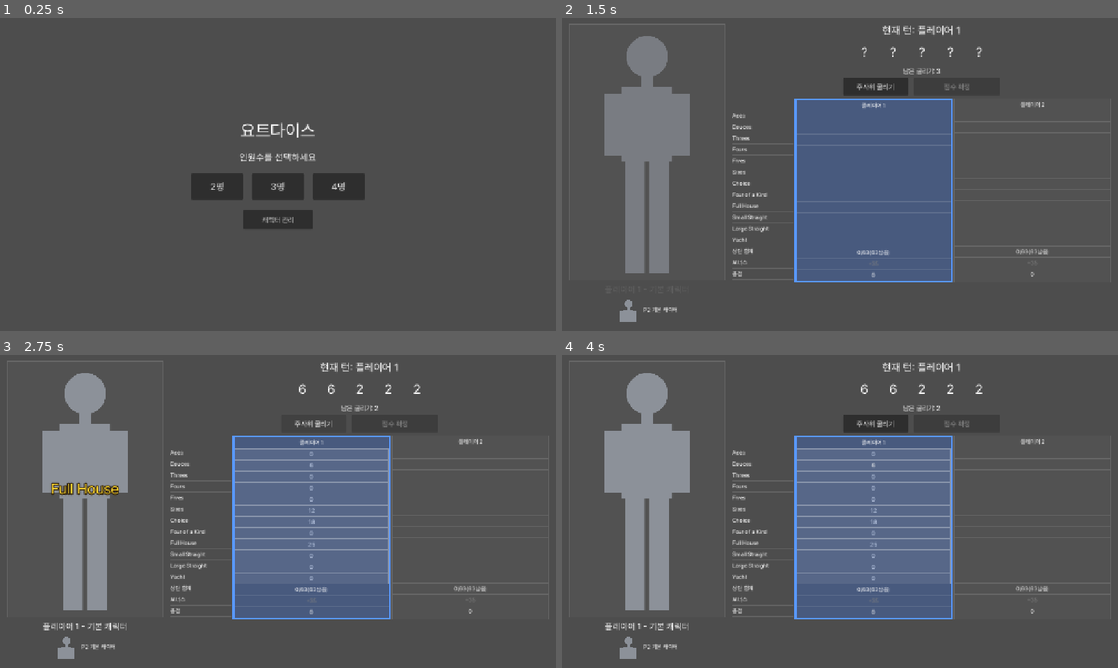
Above: before the commit, frames 1-4 (two rows, left to right).
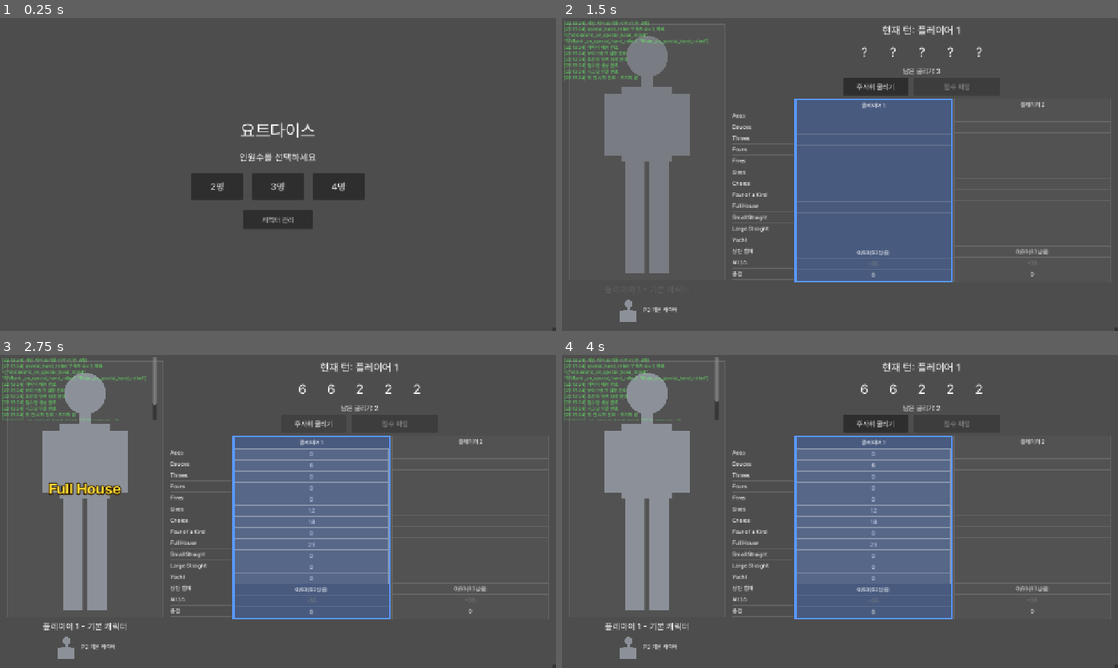
Above: after the commit, the same moments.

Repository: gyutaeng/yacht-dice
Game: Godot game, scene res://scenes/Main.tscn
Same seed, same stepped clock (60 frames per second), same inputs: the game is played once before the commit and once after it.
Inputs:
- Up to frame 1 (0.25 s): no input
- Up to frame 2 (1.5 s): click "2명" at 0.5 s; click "시작" at 1.25 s
- Up to frame 3 (2.75 s): click "주사위 굴리기" at 2 s
- Up to frame 4 (4 s): click "0" at 2.75 s; click "6" at 3.5 s

The runs differ from the first frame. In frame 1, less than 0.1% of the frame differs, in the area x 99-100%, y 98-100%; in frame 2, 1.0%; in frame 3, 1.4%, in the area x 0-100%, y 0-100%; in frame 4, 1.1%.

Commit message:
1-6 완료 - 캐릭터 편집 화면, 디버그 모드 정리

Diff:
--- a/autoload/asset_loader.gd
+++ b/autoload/asset_loader.gd
@@ -16,6 +16,14 @@
 #   "아무 파일이나 .png로 이름만 바꾼 파일"은 못 막는다(한 방향만 막음). 그래서
 #   파일 내용의 매직 바이트가 주장하는 확장자와 실제로 일치하는지 추가로 검사한다.
 #   둘 중 어느 쪽이 안 맞는지 경고 로그에 남긴다.
+#
+# 중요: 이 파일의 *_from_path() 함수들은 user:// 파일 전용이다. res:// 안의
+# 게임 내장 리소스(효과음 등)에는 절대 쓰지 말 것 — res://의 이미지/오디오는
+# export 시 Godot 임포터가 변환한 리소스로 pck에 들어가고 원본 바이트는 안
+# 들어가므로, 여기서 FileAccess로 원본을 읽으려 하면 에디터에서는(원본이
+# 프로젝트 폴더에 그대로 있어서) 되지만 export된 빌드에서는 조용히 실패한다
+# (SfxBank가 실제로 이 버그를 겪었다 - 이제 고쳐서 load()를 쓴다).
+# res:// 내장 리소스는 반드시 load()/preload()로 읽는다.
 
 const MAX_IMAGE_BYTES := 8 * 1024 * 1024  # 8MB
 const MAX_AUDIO_BYTES := 2 * 1024 * 1024  # 2MB (파일 1개당)
--- a/autoload/character_library.gd
+++ b/autoload/character_library.gd
@@ -13,6 +13,35 @@
 const BUILTIN_FALLBACK_PATH := "res://characters/default"
 
 const CharacterProfileScript = preload("res://scripts/characters/character_profile.gd")
+
+
+## 프로필의 파일 하나(초상/썸네일/보이스)를 읽는 진입점을 여기 하나로 모은다.
+## 내장 프로필(res://characters/default)과 사용자 프로필(user://characters/<id>)은
+## 읽는 방법이 달라야 한다:
+## - 내장(res://): export 시 Godot 임포터가 원본을 변환된 리소스로 바꿔 pck에
+##   넣고 원본 바이트는 안 들어간다. 그래서 반드시 load()로 읽는다. 에디터에서
+##   실행하면 원본이 프로젝트 폴더에 그대로 있어서 FileAccess로도 되는 것처럼
+##   보이지만, export된 빌드에서는 조용히 실패한다(SfxBank가 이 버그를 겪었다).
+## - 사용자(user://): 임포트를 거치지 않은 원본 그대로라, AssetLoader의
+##   바이트 기반 시그니처 판별로 읽어야 한다(확장자를 안 믿음, 원칙 3·6).
+## 이 둘을 헷갈리면 안 되므로 "어느 쪽 파일을 읽을지" 자체를 함수 호출부가
+## 신경 쓰지 않도록 profile.is_builtin으로 여기서 한 번에 분기한다.
+func load_profile_texture(profile: CharacterProfile, filename: String) -> Texture2D:
+	if profile == null or filename.is_empty():
+		return null
+	if profile.is_builtin:
+		var path := BUILTIN_FALLBACK_PATH.path_join(filename)
+		return load(path) if ResourceLoader.exists(path) else null
+	return AssetLoader.load_texture_from_path(CHARACTERS_DIR.path_join(profile.id).path_join(filename))
+
+
+func load_profile_audio(profile: CharacterProfile, filename: String) -> AudioStream:
+	if profile == null or filename.is_empty():
+		return null
+	if profile.is_builtin:
+		var path := BUILTIN_FALLBACK_PATH.path_join(filename)
+		return load(path) if ResourceLoader.exists(path) else null
+	return AssetLoader.load_audio_from_path(CHARACTERS_DIR.path_join(profile.id).path_join(filename))
 
 
 ## user://characters/ 아래의 "사용자" 캐릭터만 반환한다. 내장 기본 캐릭터는
--- a/autoload/sfx_bank.gd
+++ b/autoload/sfx_bank.gd
@@ -49,12 +49,18 @@
 	return player
 
 
+## 이 파일들은 게임에 내장된 res:// 리소스라 항상 load()로 읽는다 -
+## AssetLoader(바이트 기반)는 사용자가 올린 user:// 파일 전용이다. res:// 안의
+## .wav는 export 시 임포터가 변환한 리소스로 pck에 들어가고 원본 바이트는
+## 아예 안 들어가므로, FileAccess로 원본을 읽으려 하면 에디터에서는(원본이
+## 프로젝트 폴더에 그대로 있어서) 되지만 export된 빌드에서는 조용히 실패한다.
+##
 ## 파일이 아직 없으면(지금 dice_roll.wav/dice_hold.wav/yacht.wav가 그렇다) 경고 없이
 ## null을 돌려준다 — 나중에 파일을 채워 넣을 자리이지, 에러 상황이 아니다.
 func _load_optional(path: String) -> AudioStream:
-	if not FileAccess.file_exists(path):
+	if not ResourceLoader.exists(path):
 		return null
-	return AssetLoader.load_audio_from_path(path)
+	return load(path)
 
 
 func _on_dice_rolled(_player_index: int, _values: Array[int], _reroll_left: int) -> void:
--- a/autoload/voice_bank.gd
+++ b/autoload/voice_bank.gd
@@ -223,8 +223,7 @@
 		return false
 	_last_played[player_index][event_key] = filename
 
-	var base_dir := CharacterLibrary.BUILTIN_FALLBACK_PATH if profile.is_builtin else CharacterLibrary.CHARACTERS_DIR.path_join(profile.id)
-	var stream := AssetLoader.load_audio_from_path(base_dir.path_join(filename))
+	var stream := CharacterLibrary.load_profile_audio(profile, filename)
 	if stream == null:
 		return false
 
--- a/build_info.gd
+++ b/build_info.gd
@@ -6,7 +6,30 @@
 # 왜 필요한가: 웹 빌드를 여러 번 내보내면서 "지금 브라우저에 뜬 게 방금 만든
 # 새 빌드인지 예전 빌드인지" 구분이 안 돼 테스트가 제자리를 맴돌았다. 그래서
 # 게임이 시작될 때 이 값을 화면(브라우저 상단 배너)과 콘솔 양쪽에 찍는다.
-const BUILD_TIME := "2026-09-15 19:52"
+const BUILD_TIME := "2026-09-15 21:29"
+
+# 이 상수는 addons/build_stamp가 건드리지 않는다(정규식이 BUILD_TIME 줄만 골라
+# 바꾼다) - export를 다시 해도 아래 값이 그대로 유지된다.
+#
+# ============================================================
+# 개발/테스트용 디버그 기능을 전부 묶는 하나의 스위치.
+#
+# false면 자동으로 사라지는 게 원칙(OS.has_feature("editor")가 아니라 export
+# 여부와 무관하게 이 값 하나로 통일)이지만, 1-6~1-8처럼 웹 export 빌드에서
+# 직접 확인해야 하는 작업이 이어지는 동안은 true로 켜둔 채로 개발한다.
+#
+# 묶여 있는 것:
+#   - scripts/dev/debug_hotkeys.gd의 Ctrl+Shift+숫자/S/A 키보드 단축키
+#   - 같은 파일의 화면 우하단 디버그 버튼 6개(웹은 브라우저가 Ctrl+숫자를
+#     가로채서 키가 안 먹을 수 있어 버튼으로 이중화함)
+#   - Main.gd의 화면 좌상단 진단 로그(초기화 단계, special_hand_rolled
+#     구독자 수 등 - _debug_init_log() 참고)
+#
+# **정식 배포 전에는 반드시 false로 되돌릴 것.** 정식 배포판에 디버그 단축키/
+# 버튼/진단 로그가 남아있으면 안 된다 - docs/deployment_checklist.md(3-3
+# 배포 준비)에서 반드시 확인한다.
+# ============================================================
+const DEBUG_MODE := true
 
 
 func _ready() -> void:
--- a/scenes/Main.gd
+++ b/scenes/Main.gd
@@ -1,4 +1,11 @@
 extends Control
+
+# 화면 전환을 한 곳에서만 관리한다 - 이 셋 중 "지금 보여야 할 하나"만
+# visible=true가 되고 나머지는 전부 visible=false가 된다(_show_screen()).
+# 예전엔 버튼 핸들러마다 각자 visible을 켜고 꺼서, 하나를 끄는 걸 빠뜨리면
+# 안 보여야 할 화면이 뒤에 투명하게 남아 클릭을 가로채는 버그가 있었다.
+# GameOverOverlay는 GAME 위에 뜨는 모달이라 이 enum에 안 넣는다(별도 관리).
+enum Screen { START, CHARACTER_SELECT, GAME }
 
 const ROW_HEIGHT := 26.0
 const SMALL_TAG_SIZE := 56.0
@@ -83,6 +90,11 @@
 @onready var quit_confirm_dialog: ConfirmationDialog = $QuitConfirmDialog
 
 @onready var debug_hotkeys = $DebugHotkeys
+
+## BuildInfo.DEBUG_MODE일 때만 보이는 화면 좌상단 진단 로그(res://scenes/Main.tscn의
+## DebugInitLog 노드). 에디터에서 재현이 안 되고 export 빌드(특히 웹)에서만 나는
+## 버그를 잡을 때 쓴다 - 자세한 건 _debug_init_log() 참고.
+@onready var debug_init_log: RichTextLabel = $DebugInitLog
 
 
 func _ready() -> void:
@@ -146,6 +158,7 @@
 	game_over_panel.add_theme_stylebox_override("panel", game_over_panel_style)
 
 	bold_font = load(BOLD_FONT_PATH)
+	special_hand_label.add_theme_font_override("font", bold_font)
 
 	big_portrait_area.add_theme_stylebox_override("panel", column_normal_style)
 
@@ -179,6 +192,8 @@
 		label.mouse_filter = Control.MOUSE_FILTER_STOP
 		label.gui_input.connect(_on_dice_gui_input.bind(i))
 
+	debug_init_log.visible = BuildInfo.DEBUG_MODE
+
 
 func _unhandled_input(event: InputEvent) -> void:
 	if event is InputEventKey and event.pressed and not event.echo and event.keycode == KEY_ESCAPE:
@@ -187,23 +202,65 @@
 			get_viewport().set_input_as_handled()
 
 
+## BuildInfo.DEBUG_MODE가 false면 아무것도 안 한다(콘솔 print도 포함) - 웹에서는
+## 브라우저 콘솔의 print() 출력을 못 믿을 수 있어서(1-5 참고), 초기화 단계마다
+## 화면 구석에도 한 줄씩 남긴다. 어느 줄까지 찍히고 멈췄는지가 "어디서 끊겼는지"다.
+## debug_hotkeys.gd의 버튼/단축키와 마찬가지로 DEBUG_MODE 하나로 켜고 끈다.
+func _debug_init_log(message: String) -> void:
+	if not BuildInfo.DEBUG_MODE:
+		return
+	print("[초기화] %s" % message)
+	if debug_init_log != null:
+		debug_init_log.append_text("[%s] %s\n" % [Time.get_time_string_from_system(), message])
+
+
+## 웹에서 특수족보 연출만 안 뜨던 버그를 잡을 때 만든 진단 - GameEvents.special_hand_rolled에
+## 실제로 몇 개가, 누가 연결돼 있는지 찍는다. 개수가 기대(SfxBank/VoiceBank/Main
+## 셋)보다 적으면 "Main.gd의 _ready()가 connect()에 도달하기 전에 멈춘다"는 뜻이고,
+## 개수가 맞는데도 연출이 안 뜨면 "연결은 됐고 핸들러 안에서 멈춘다"는 뜻이다.
+func _debug_log_special_hand_subscribers() -> void:
+	if not BuildInfo.DEBUG_MODE:
+		return
+	var connections := GameEvents.special_hand_rolled.get_connections()
+	var names: Array[String] = []
+	for c in connections:
+		var callable: Callable = c["callable"]
+		var target := callable.get_object()
+		var target_name := "<null>"
+		if target != null:
+			target_name = target.name if (target is Node) else target.get_class()
+		names.append("%s.%s" % [target_name, callable.get_method()])
+	_debug_init_log("special_hand_rolled 구독자 수=%d, 목록=%s" % [connections.size(), names])
+
+
+## 셋 중 하나만 보이게 하는 유일한 통로. 새 화면을 추가하게 되면 여기 enum과
+## 이 함수에만 추가하면 된다 - 개별 핸들러에서 직접 .visible을 건드리지 말 것.
+func _show_screen(screen: Screen) -> void:
+	start_screen.visible = (screen == Screen.START)
+	character_select_screen.visible = (screen == Screen.CHARACTER_SELECT)
+	game_screen.visible = (screen == Screen.GAME)
+
+
 func _on_start_pressed(player_count: int) -> void:
+	_show_screen(Screen.CHARACTER_SELECT)
+	character_select_screen.configure(player_count)
+
+
+func _on_character_select_back() -> void:
+	_show_screen(Screen.START)
+
+
+func _on_character_selection_confirmed(profiles: Array[CharacterProfile]) -> void:
+	_start_new_game(profiles)
+
+
+## 캐릭터 편집 화면은 위 3화면과 달리 "덮어씌우는 오버레이"라 Screen enum에
+## 안 넣었다 - 대신 (1) 뒤 화면을 확실히 숨기고 (2) 편집 화면 루트에 화면
+## 전체를 덮는 불투명 배경 + mouse_filter STOP을 둬서(character_editor.tscn)
+## 이중으로 막는다. 시작 화면에서만 열리므로 닫을 때 시작 화면으로 되돌리면 된다.
+func _on_manage_characters_pressed() -> void:
 	start_screen.visible = false
-	character_select_screen.visible = true
-	character_select_screen.configure(player_count)
-
-
-func _on_character_select_back() -> void:
-	character_select_screen.visible = false
-	start_screen.visible = true
-
-
-func _on_character_selection_confirmed(profiles: Array[CharacterProfile]) -> void:
-	character_select_screen.visible = false
-	_start_new_game(profiles)
-
-
-func _on_manage_characters_pressed() -> void:
+
 	var editor_scene: PackedScene = load("res://scenes/character_editor/character_editor.tscn")
 	var editor_instance: Control = editor_scene.instantiate()
 	# 동적으로 인스턴스화한 씬이라 정적 타입을 모른다 - 문자열 기반 connect로
@@ -212,6 +269,7 @@
 	editor_instance.connect("closed", func() -> void:
 		remove_child(editor_instance)
 		editor_instance.queue_free()
+		start_screen.visible = true
 	)
 	add_child(editor_instance)
 
@@ -231,9 +289,8 @@
 	debug_hotkeys.game_state = null
 	VoiceBank.configure([])
 
-	game_screen.visible = false
 	game_over_overlay.visible = false
-	start_screen.visible = true
+	_show_screen(Screen.START)
 
 
 func _reset_portrait_transition_state() -> void:
@@ -257,11 +314,12 @@
 
 
 func _start_new_game(profiles: Array[CharacterProfile]) -> void:
+	_debug_init_log("게임 시작 초기화 시작 (인원 %d명)" % profiles.size())
+	_debug_log_special_hand_subscribers()
 	_clear_dynamic_nodes()
 
-	start_screen.visible = false
 	game_over_overlay.visible = false
-	game_screen.visible = true
+	_show_screen(Screen.GAME)
 	roll_button.disabled = false
 	selected_category = -1
 	_reset_portrait_transition_state()
@@ -269,14 +327,23 @@
 	var player_count := profiles.size()
 	game_state = GameState.new(player_count)
 	debug_hotkeys.game_state = game_state
+	_debug_init_log("캐릭터 배정 완료")
 
 	player_character_assignments = profiles
 	VoiceBank.configure(player_character_assignments)
+	_debug_init_log("보이스뱅크 설정 완료")
+
 	_build_character_area()
+	_debug_init_log("초상화 영역 생성 완료")
+
 	_build_scoreboard()
+	_debug_init_log("점수판 생성 완료")
 
 	game_state.state_changed.connect(_on_state_changed)
+	_debug_init_log("시그널 연결 완료")
+
 	game_state.start_turn()
+	_debug_init_log("첫 턴 시작 완료 - 초기화 끝")
 
 
 func _clear_dynamic_nodes() -> void:
@@ -364,6 +431,9 @@
 
 
 func _on_special_hand_rolled(_player_index: int, category: int, _points: int) -> void:
+	# 어떤 조건 검사보다도 먼저 찍는다 - 이 줄이 아예 안 찍히면 "핸들러 자체가
+	# 안 불림"이고, 이 줄은 찍히는데 그 다음이 안 되면 "핸들러 안에서 멈춤"이다.
+	_debug_init_log("_on_special_hand_rolled 호출됨 (category=%s)" % category)
 	if debug_hotkeys.is_auto_playing:
 		return  # F10 자동 진행 중엔 매번 1.5초씩 멈추면 안 되니 건너뛴다.
 	_play_special_hand_effect(category)
@@ -372,6 +442,11 @@
 # 캐릭터 보이스와 효과음은 이 함수가 아니라 GameEvents.special_hand_rolled를 각자
 # 직접 구독해서 따로 반응한다(VoiceBank/SfxBank). 여기서는 화면 연출만 맡는다.
 func _play_special_hand_effect(category: int) -> void:
+	_debug_init_log("특수족보 연출 시작: %s (label.visible=%s, rect=%s, global_rect=%s)" % [
+		GameState.CATEGORY_NAMES[category], special_hand_label.visible,
+		special_hand_label.size, special_hand_label.get_global_rect()
+	])
+
 	if _special_hand_tween != null and _special_hand_tween.is_valid():
 		_special_hand_tween.kill()
 
@@ -384,11 +459,13 @@
 
 	_special_hand_tween = create_tween()
 	_special_hand_tween.tween_property(special_hand_label, "modulate:a", 1.0, SPECIAL_HAND_FADE_DURATION)
+	_special_hand_tween.tween_callback(func() -> void: _debug_init_log("특수족보 연출 - 페이드인 끝, modulate.a=%s" % special_hand_label.modulate.a))
 	_special_hand_tween.tween_interval(hold_duration)
 	_special_hand_tween.tween_property(special_hand_label, "modulate:a", 0.0, SPECIAL_HAND_FADE_DURATION)
 	_special_hand_tween.tween_callback(func() -> void:
 		special_hand_label.visible = false
-		input_blocker.visible = false)
+		input_blocker.visible = false
+		_debug_init_log("특수족보 연출 종료"))
 
 
 func _build_character_area() -> void:
--- a/scenes/Main.tscn
+++ b/scenes/Main.tscn
@@ -316,6 +316,19 @@
 custom_minimum_size = Vector2(140, 44)
 layout_mode = 2
 text = "처음으로"
+
+[node name="DebugInitLog" type="RichTextLabel" parent="."]
+layout_mode = 1
+offset_left = 4.0
+offset_top = 4.0
+offset_right = 360.0
+offset_bottom = 150.0
+mouse_filter = 2
+modulate = Color(1, 1, 1, 0.85)
+theme_override_colors/default_color = Color(0.4, 1, 0.4, 1)
+theme_override_font_sizes/normal_font_size = 11
+bbcode_enabled = false
+scroll_active = true
 
 [node name="QuitConfirmDialog" type="ConfirmationDialog" parent="." unique_id=1962735809]
 title = "그만두기"
--- a/scenes/character_editor/character_editor.tscn
+++ b/scenes/character_editor/character_editor.tscn
@@ -11,6 +11,14 @@
 anchor_right = 1.0
 anchor_bottom = 1.0
 script = ExtResource("1_editor")
+
+[node name="Background" type="ColorRect" parent="."]
+layout_mode = 1
+anchors_preset = 15
+anchor_right = 1.0
+anchor_bottom = 1.0
+mouse_filter = 0
+color = Color(0.13, 0.13, 0.15, 1)
 
 [node name="Margin" type="MarginContainer" parent="."]
 layout_mode = 1
--- a/scenes/character_editor/voice_mapping_panel.gd
+++ b/scenes/character_editor/voice_mapping_panel.gd
@@ -143,8 +143,7 @@
 func _on_preview_pressed(filename: String) -> void:
 	if _profile == null:
 		return
-	var base_dir := CharacterLibrary.CHARACTERS_DIR.path_join(_profile.id)
-	var stream := AssetLoader.load_audio_from_path(base_dir.path_join(filename))
+	var stream := CharacterLibrary.load_profile_audio(_profile, filename)
 	if stream == null:
 		push_warning("VoiceMappingPanel: 미리듣기 실패 - %s" % filename)
 		return
--- a/scripts/characters/character_portrait.gd
+++ b/scripts/characters/character_portrait.gd
@@ -18,10 +18,7 @@
 
 
 static func load_character_file_texture(profile: CharacterProfile, filename: String) -> Texture2D:
-	if profile == null or filename.is_empty():
-		return null
-	var base_dir := CharacterLibrary.BUILTIN_FALLBACK_PATH if profile.is_builtin else CharacterLibrary.CHARACTERS_DIR.path_join(profile.id)
-	return AssetLoader.load_texture_from_path(base_dir.path_join(filename))
+	return CharacterLibrary.load_profile_texture(profile, filename)
 
 
 ## 큰 초상화가 없거나(portrait_file 비어 있음) 로딩에 실패하면 실루엣
--- a/scripts/dev/debug_hotkeys.gd
+++ b/scripts/dev/debug_hotkeys.gd
@@ -2,8 +2,10 @@
 
 # ============================================================
 # 개발용 단축키 — 정식 빌드에는 절대 들어가면 안 된다.
-# OS.has_feature("editor")가 거짓이면(=에디터에서 실행한 게 아니면) _ready()에서
-# 자기 자신을 즉시 지워버려서, 배포 빌드에는 이 노드 자체가 남지 않는다.
+# BuildInfo.DEBUG_MODE가 false면 _ready()에서 자기 자신을 즉시 지워버려서,
+# 이 값이 false인 빌드에는 이 노드 자체가(키보드 단축키도 아래 디버그 버튼도)
+# 남지 않는다. 에디터냐 export냐는 안 따진다 - DEBUG_MODE 하나로 통일했다
+# (build_info.gd 참고). 정식 배포 전에는 반드시 그 값을 false로 되돌릴 것.
 #
 # 전부 Ctrl+Shift 조합을 쓴다 — F8/F9/F10/F11 등 단독 기능키는 Godot 에디터
 # 자신의 중지/단계 실행 단축키와 겹쳐서, 게임 창에 포커스가 있어도 에디터가
@@ -28,6 +30,13 @@
 # _unhandled_input()이 아니라 _input()을 쓴다: 어떤 Control이 포커스를 들고
 # 있어도 무조건 먼저 받도록 해서, UI 쪽 변경으로 단축키가 조용히 안 먹는 일이
 # 없게 하기 위함이다(단, 텍스트 입력 위젯에 포커스가 있을 때는 위 이유로 예외).
+#
+# DEBUG_MODE일 때는 화면 구석에 같은 동작을 하는 버튼도 띄운다
+# (_build_debug_button_panel()) - 브라우저는 Ctrl+숫자 조합을 자체 단축키로
+# 먼저 가로채는 경우가 많아서(크롬 Ctrl+1~8은 탭 전환) 웹에서는 키보드 단축키를
+# 아예 못 믿는다. 버튼은 키와 똑같이 _perform_action()을 호출하므로 동작이
+# 완전히 같다 - 데스크톱 에디터에서는 키가 더 빠르니 그대로 쓰고, 웹에서는
+# 버튼으로 확실하게 누른다.
 # ============================================================
 
 var game_state: GameState
@@ -61,10 +70,23 @@
 	"force_four_of_a_kind": [2, 2, 2, 2, 5],
 }
 
+# 디버그 버튼에 쓸 짧은 라벨. KEY_ACTIONS와 순서를 맞춰서 버튼 순서가 위 주석의
+# Ctrl+Shift+1~4/S/A 순서와 같게 한다.
+const BUTTON_LABELS := {
+	"force_yacht": "야추",
+	"force_large_straight": "라지",
+	"force_full_house": "풀하우스",
+	"force_four_of_a_kind": "포카드",
+	"auto_confirm_one": "한 칸 확정",
+	"auto_finish_game": "끝까지 진행",
+}
+
 
 func _ready() -> void:
-	if not OS.has_feature("editor"):
+	if not BuildInfo.DEBUG_MODE:
 		queue_free()
+		return
+	_build_debug_button_panel()
 
 
 func _input(event: InputEvent) -> void:
@@ -80,8 +102,14 @@
 	if _focus_is_text_input():
 		return  # 텍스트 입력 중엔(캐릭터 이름 칸 등) 단축키가 발동하면 안 된다.
 
+	get_viewport().set_input_as_handled()
+	_perform_action(action)
+
+
+## 키보드 단축키와 디버그 버튼이 공유하는 실제 동작. 어느 쪽으로 들어와도
+## 완전히 같은 경로를 타게 해서 "버튼이 키와 다르게 동작"하는 일이 없게 한다.
+func _perform_action(action: String) -> void:
 	print(ACTION_LOGS[action])
-	get_viewport().set_input_as_handled()
 
 	if game_state == null:
 		print("[디버그] game_state가 아직 없음(게임 시작 전) - 무시")
@@ -97,6 +125,32 @@
 			_auto_confirm_one()
 		"auto_finish_game":
 			_auto_finish_game()
+
+
+## 웹에서 Ctrl+Shift+숫자가 브라우저에 가로채여 안 먹는 문제 대응용 - 화면
+## 우하단에 작게 버튼 6개를 띄운다. CanvasLayer를 쓰는 이유: 이 노드(DebugHotkeys)는
+## Control이 아닌 평범한 Node라 부모의 레이아웃 트리에 안 얽매이고, CanvasLayer는
+## 어떤 부모 밑에 있든 화면 좌표계에 독립적으로 그려지므로 Main.tscn 쪽을 전혀
+## 안 건드리고 여기서만 완결된다.
+func _build_debug_button_panel() -> void:
+	var layer := CanvasLayer.new()
+	layer.layer = 100  # InputBlocker 등 게임 UI보다 확실히 위.
+	add_child(layer)
+
+	var vbox := VBoxContainer.new()
+	vbox.set_anchors_and_offsets_preset(Control.PRESET_BOTTOM_RIGHT, Control.PRESET_MODE_MINSIZE, 8)
+	vbox.modulate = Color(1, 1, 1, 0.8)
+	vbox.add_theme_constant_override("separation", 4)
+	layer.add_child(vbox)
+
+	for action: String in KEY_ACTIONS.values():
+		var btn := Button.new()
+		btn.text = BUTTON_LABELS[action]
+		btn.custom_minimum_size = Vector2(104, 34)  # 처음엔 72x22로 만들었는데 웹에서 터치하기엔 너무 작았다.
+		btn.add_theme_font_size_override("font_size", 15)
+		btn.focus_mode = Control.FOCUS_NONE  # 눌러도 텍스트 입력 포커스를 뺏지 않게.
+		btn.pressed.connect(_perform_action.bind(action))
+		vbox.add_child(btn)
 
 
 func _focus_is_text_input() -> bool:
--- /dev/null
+++ b/scripts/tests/suites/test_game_start_builtin_only.gd
@@ -0,0 +1,45 @@
+extends RefCounted
+
+# 1-6 버그 회귀 테스트: 사용자 캐릭터가 하나도 없어서 모든 플레이어에게
+# 내장 기본 캐릭터(portrait_file/thumbnail_file이 둘 다 빈 문자열)만 배정되는
+# 경우에도 게임 시작이 끝까지 정상적으로 진행되는지 확인한다.
+#
+# 이 경로는 웹에서 처음 실행하는 사용자(user://에 아무 캐릭터도 없음)가 항상
+# 겪는 조건과 정확히 같다. 개발 중인 데스크톱은 이전 세션에서 만든 테스트
+# 캐릭터가 계속 남아있어서 이 경로를 우연히 한 번도 안 타봤을 수 있다 -
+# 그래서 실제 CharacterLibrary.scan() 결과에 기대지 않고, 내장 기본 캐릭터만
+# 직접 넘겨서 이 조건을 항상 재현한다.
+
+
+func run(r) -> void:
+	r.begin_suite("게임 시작 - 내장 기본 캐릭터만 있을 때(사용자 캐릭터 0개)")
+
+	var fallback := CharacterLibrary.get_builtin_fallback()
+	r.expect_true("내장 기본 캐릭터를 읽을 수 있음", fallback != null)
+	if fallback == null:
+		return
+
+	r.expect_eq("내장 기본 캐릭터는 스탠딩 이미지가 없음(이 테스트의 전제)", fallback.portrait_file, "")
+	r.expect_eq("내장 기본 캐릭터는 썸네일도 없음(이 테스트의 전제)", fallback.thumbnail_file, "")
+
+	# test_runner가 아직 자기 자신의 _ready()(=이 run() 호출) 안에 있어서
+	# get_tree().root가 "자식 설정 중"으로 잡혀있다 - 한 프레임 기다려야
+	# add_child()가 통과한다.
+	await Engine.get_main_loop().process_frame
+
+	var main_scene: PackedScene = load("res://scenes/Main.tscn")
+	var main := main_scene.instantiate()
+	Engine.get_main_loop().root.add_child(main)
+	await Engine.get_main_loop().process_frame  # main._ready()가 실행되어 @onready 노드들이 채워지도록 기다린다.
+
+	var profiles: Array[CharacterProfile] = [fallback, fallback]
+	main._start_new_game(profiles)
+
+	r.expect_true("game_state가 생성됨", main.game_state != null)
+	r.expect_eq("점수판 컬럼이 인원수만큼 생성됨", main.player_columns.size(), 2)
+	r.expect_eq("초상화 영역 행이 인원수만큼 생성됨", main.small_tag_rows.size(), 2)
+	r.expect_true("초기화가 끝까지 진행되어 굴리기 버튼이 활성화됨", not main.roll_button.disabled)
+	r.expect_true("첫 턴 시작까지 끝나서 dice_results가 채워짐", main.game_state.dice_results.size() == 5)
+
+	main.get_parent().remove_child(main)
+	main.free()
--- a/scripts/tests/test_runner.gd
+++ b/scripts/tests/test_runner.gd
@@ -19,15 +19,21 @@
 	preload("res://scripts/tests/suites/test_voice_bank.gd"),
 	preload("res://scripts/tests/suites/test_file_picker.gd"),
 	preload("res://scripts/tests/suites/test_character_library.gd"),
+	preload("res://scripts/tests/suites/test_game_start_builtin_only.gd"),
 ]
 
 
 func _ready() -> void:
 	var reporter := TestReporterScript.new()
 
+	# await로 대기하는 이유: 대부분의 스위트는 동기로 끝나지만, 씬 하나를
+	# 통째로 add_child해서 실제 _ready()를 태워봐야 하는 통합 테스트(예:
+	# test_game_start_builtin_only.gd)는 프레임을 기다려야 한다. run()이
+	# await를 안 쓰면 이 await는 그냥 한 틱만에 통과하므로 기존 스위트에는
+	# 영향이 없다.
 	for suite_script in SUITES:
 		var suite = suite_script.new()
-		suite.run(reporter)
+		await suite.run(reporter)
 
 	var ok := reporter.print_summary()
 	get_tree().quit(0 if ok else 1)
Not shown, added: scripts/tests/suites/test_game_start_builtin_only.gd.uid
Not shown, changed: CLAUDE.md
Not shown, added: docs/deployment_checklist.md
Not shown, changed: docs/web_export.md
